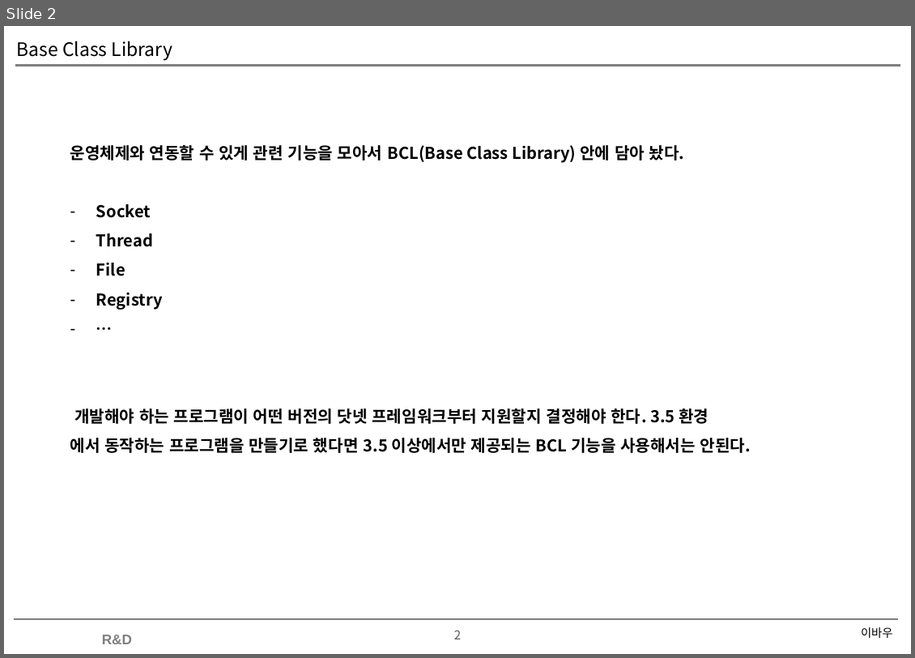
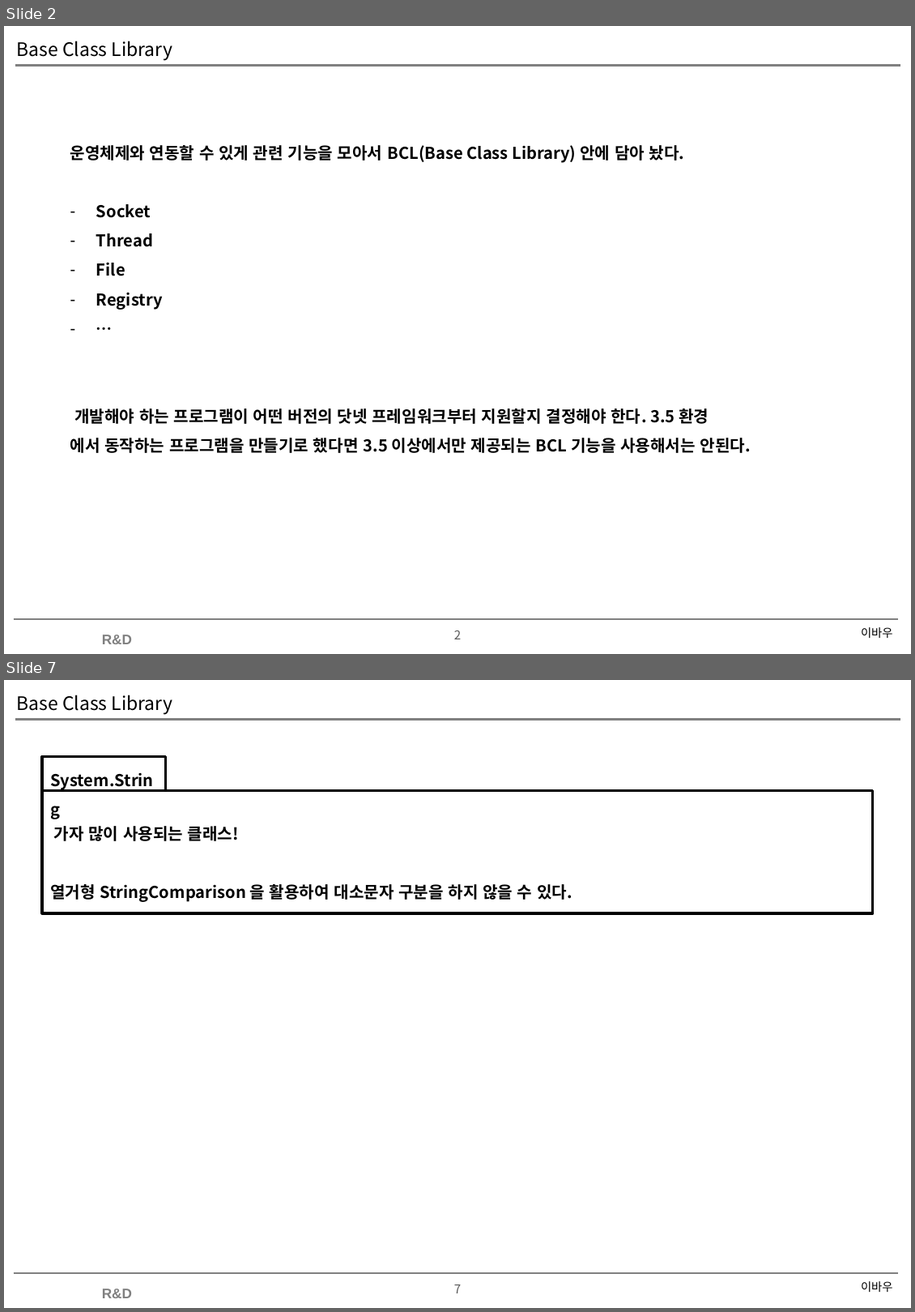
Before and after one commit to soultomind/CSharpStudy, a slide deck: CSharpStudy.Day20200627/Base Class Library.pptx. Shown one above the other, each under a label of ours: slide 2 before the commit, slides 2 and 7 after it; the slides between them are not shown. The pictures are 915x658 and 915x1312 pixels, drawn with LibreOffice and Linux fonts; fonts in the diff are those of the drawing; background and template pictures are left out. Boxes give left, top, right and bottom in pixels: in the first picture for what was removed or moved away, otherwise in the second. Text is boxed around its words. In the diff, an @@ line names an element or a change of style, - is before the commit and + after.

```diff
--- a/CSharpStudy.Day20200627/Base Class Library.pptx
+++ b/CSharpStudy.Day20200627/Base Class Library.pptx
@@ slide 7 added at (4, 680, 911, 1308), background #FFFFFF; not listed: 4 template elements that a slide beside it also shows @@
@@ title added at (17, 695, 173, 715), 16 pt, text #000000 @@
+Base Class Library
@@ rectangle added at (43, 757, 166, 792), outline #000000 2.25 pt, 14 pt, text #000000, bold @@
+System.String
@@ rectangle added at (43, 791, 873, 914), outline #000000 2.25 pt, 14 pt, text #000000, bold @@
+가자 많이 사용되는 클래스!
+열거형 StringComparison 을 활용하여 대소문자 구분을 하지 않을 수 있다.
@@ text added at (861, 1281, 893, 1292), 10 pt, text #000000 @@
+이바우
```
Also in this commit, not shown: 2 slides changed, 2 other slides added, 1 other file.
